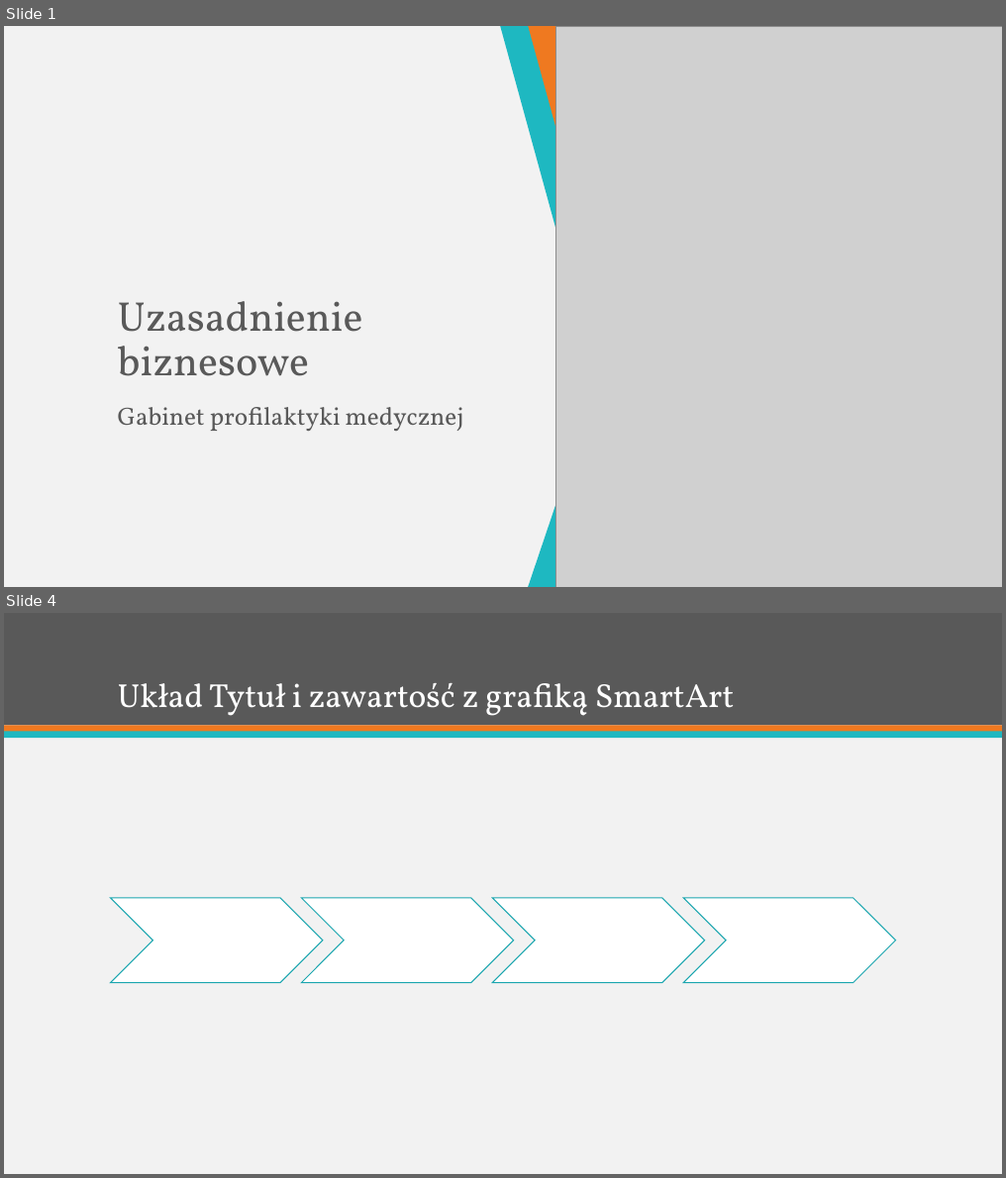
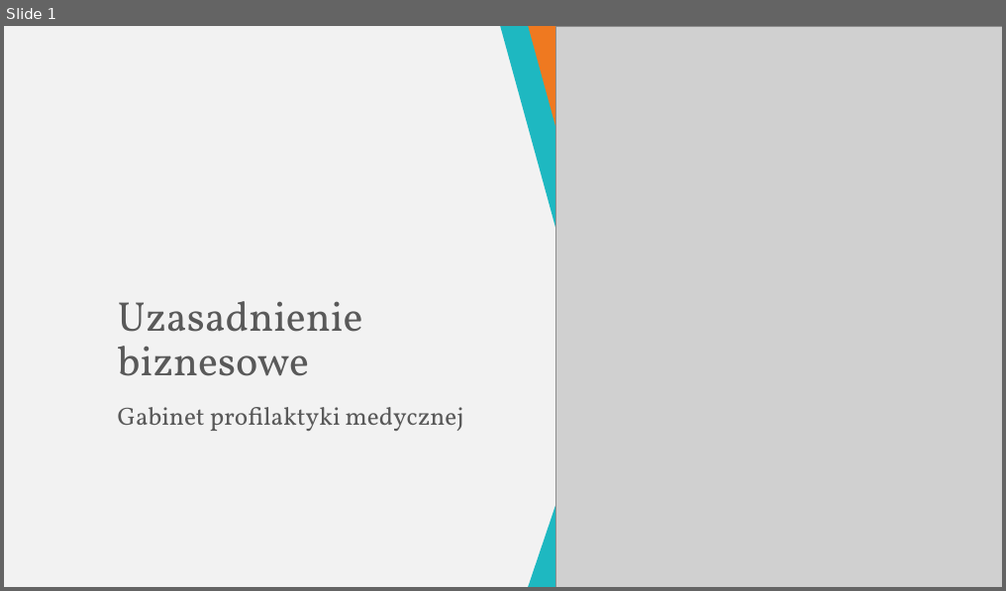
Before and after one commit to jakubpolczynski/Gabinet-Profilaktyki-Medycznej, a slide deck: Dokumentacja/Uzasadnienie biznesowe/Uzasadnienie biznesowe.pptx. Shown one above the other, each under a label of ours: slides 1 and 4 before the commit, slide 1 after it; the slides between them are not shown. The pictures are 1006x1178 and 1006x591 pixels, drawn with LibreOffice and Linux fonts; fonts in the diff are those of the drawing; grey boxes stand for pictures. Boxes give left, top, right and bottom in pixels: in the first picture for what was removed or moved away, otherwise in the second. Text is boxed around its words. In the diff, an @@ line names an element or a change of style, - is before the commit and + after.

```diff
--- a/Dokumentacja/Uzasadnienie biznesowe/Uzasadnienie biznesowe.pptx
+++ b/Dokumentacja/Uzasadnienie biznesowe/Uzasadnienie biznesowe.pptx
@@ slide 4 removed at (4,613,1002,1174), background #F2F2F2 @@
@@ rectangle removed at (4,613,1002,725) @@
@@ title removed at (118,683,734,716) @@
-Układ Tytuł i zawartość z grafiką SmartArt
@@ rectangle removed at (4,725,1002,732) @@
@@ rectangle removed at (4,731,1002,738) @@
@@ group removed at (110,896,896,983): 4 chevrons, 4 texts @@
-Krok 1 — tytuł
-Krok 2 — tytuł
-Krok 3 — tytuł
-Krok 4 — tytuł
```
Also in this commit, not shown: 1 slide changed, 8 slides added, 9 other slides removed.
